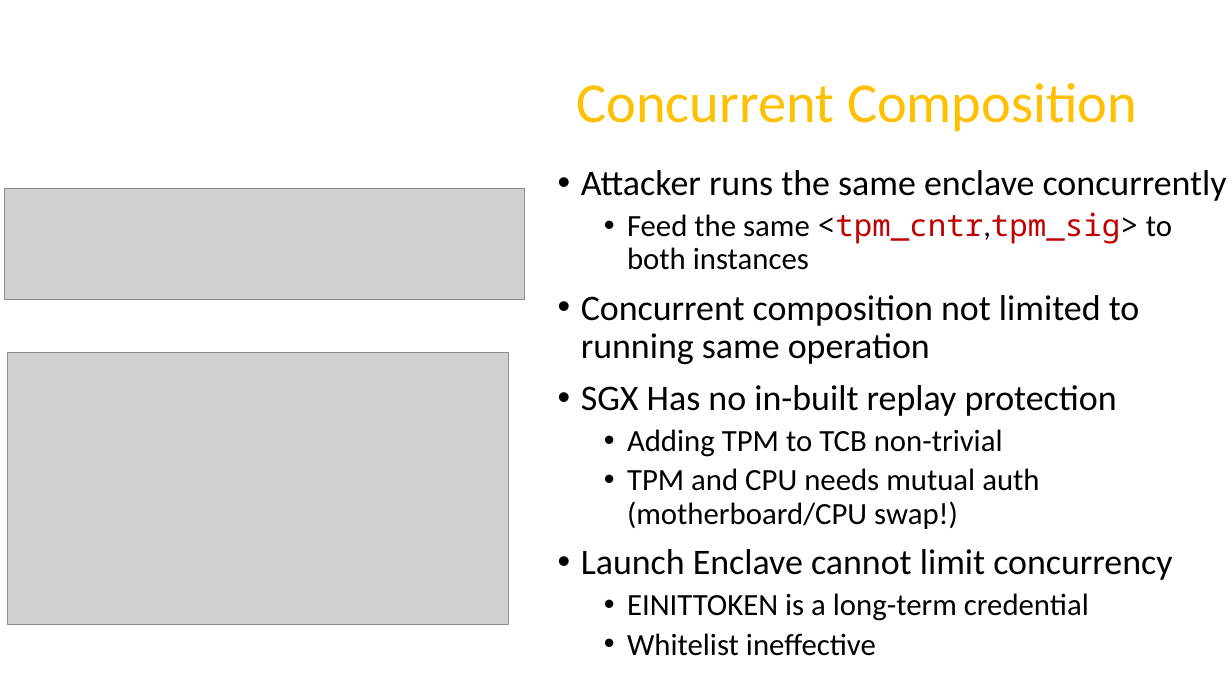
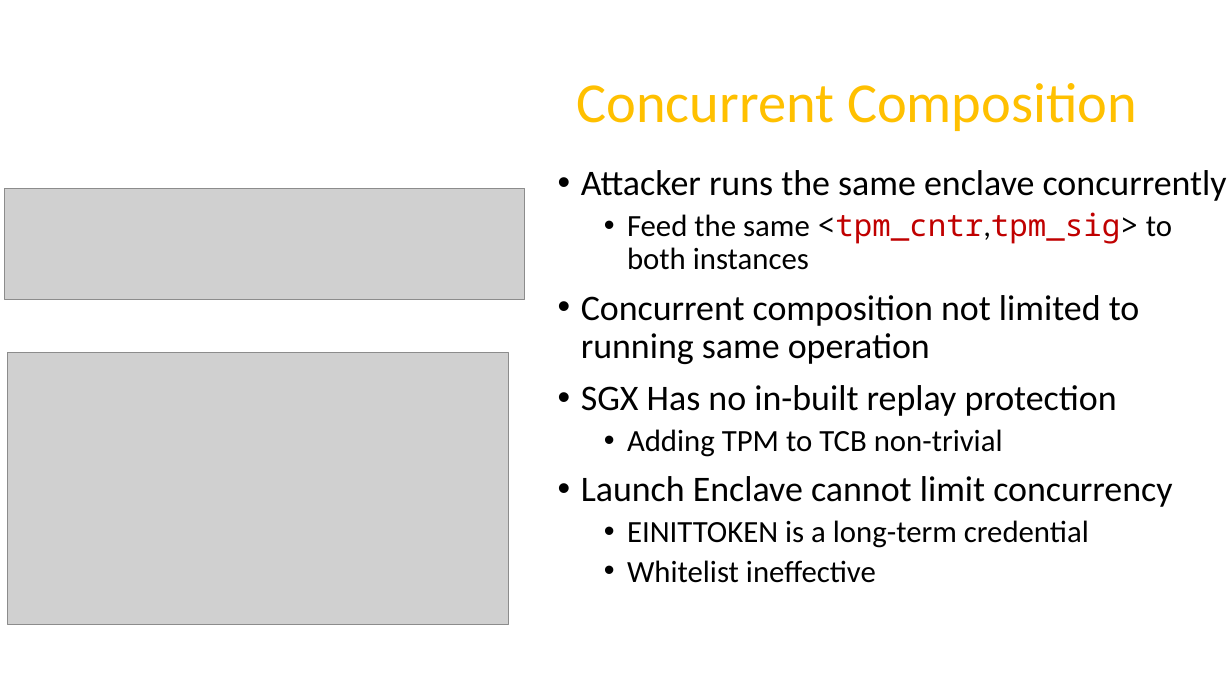
Before and after one commit to axelexic/sgx_remote_attestation_bh_17, a slide deck: slide 7 of presentation/us-17-Swami-SGX-Remote-Attestation-Is-Not-Sufficient.pptx (slide 6 before the commit). Drawn at 1232x693 pixels with LibreOffice and Linux fonts; fonts in the diff are those of the drawing; grey boxes stand for pictures; background and template pictures are left out. Boxes give left, top, right and bottom in pixels: in the first picture for what was removed or moved away, otherwise in the second. Text is boxed around its words. In the diff, an @@ line names an element or a change of style, - is before the commit and + after.

```diff
--- a/presentation/us-17-Swami-SGX-Remote-Attestation-Is-Not-Sufficient.pptx
+++ b/presentation/us-17-Swami-SGX-Remote-Attestation-Is-Not-Sufficient.pptx
@@ text at [627,468,1039,529]: paragraph removed @@
-  • TPM and CPU needs mutual auth (motherboard/CPU swap!)
```
Also in this commit, not shown: 12 other slides changed, 4 slides added, 2 slides removed, 3 other files.
